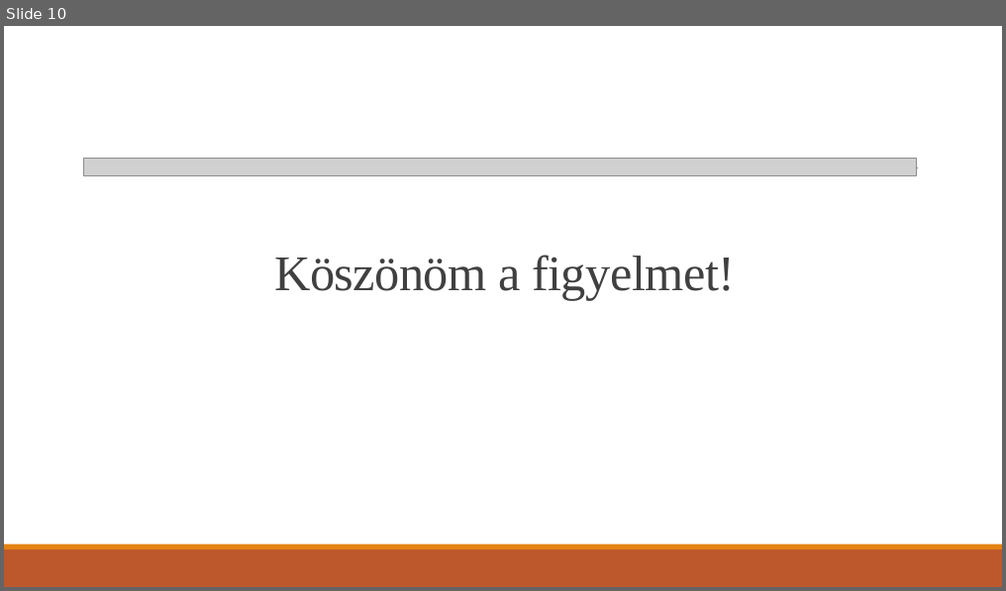
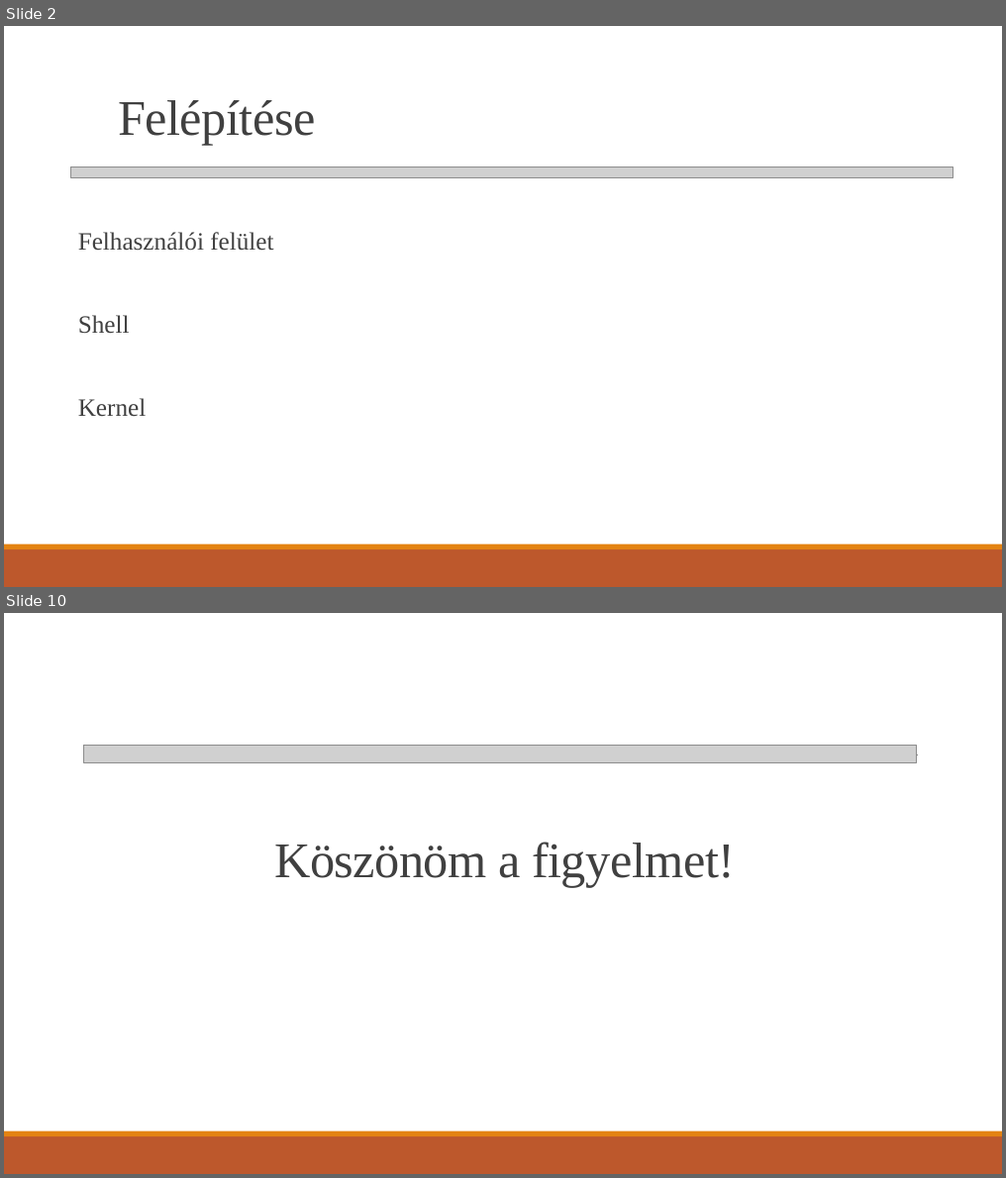
Before and after one commit to vargajanos/Paprika, a slide deck: Beadandó VJ.pptx. Shown one above the other, each under a label of ours: slide 10 before the commit, slides 2 and 10 after it; the slides between them are not shown. The pictures are 1006x591 and 1006x1178 pixels, drawn with LibreOffice and Linux fonts; fonts in the diff are those of the drawing; grey boxes stand for pictures. Boxes give left, top, right and bottom in pixels: in the first picture for what was removed or moved away, otherwise in the second. Text is boxed around its words. In the diff, an @@ line names an element or a change of style, - is before the commit and + after.

```diff
--- a/Beadandó VJ.pptx
+++ b/Beadandó VJ.pptx
@@ slide 2 added at [4, 26, 1002, 587], background #FFFFFF; not listed: 2 template elements that a slide beside it also shows @@
@@ title added at [118, 100, 315, 145], 48 pt, text #404040 @@
+Felépítése
@@ picture added at [70, 167, 952, 177] @@
@@ text added at [78, 232, 273, 417], 24 pt, text #404040 @@
+  Felhasználói felület
+  Shell
+  Kernel
```
Also in this commit, not shown: 2 slides changed, 7 other slides added, 8 slides removed.
